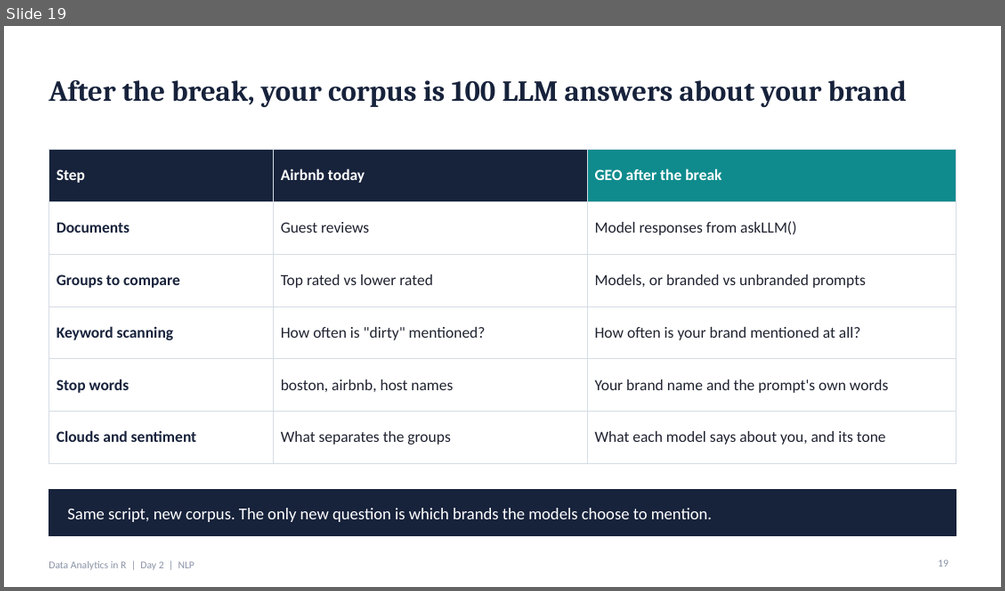
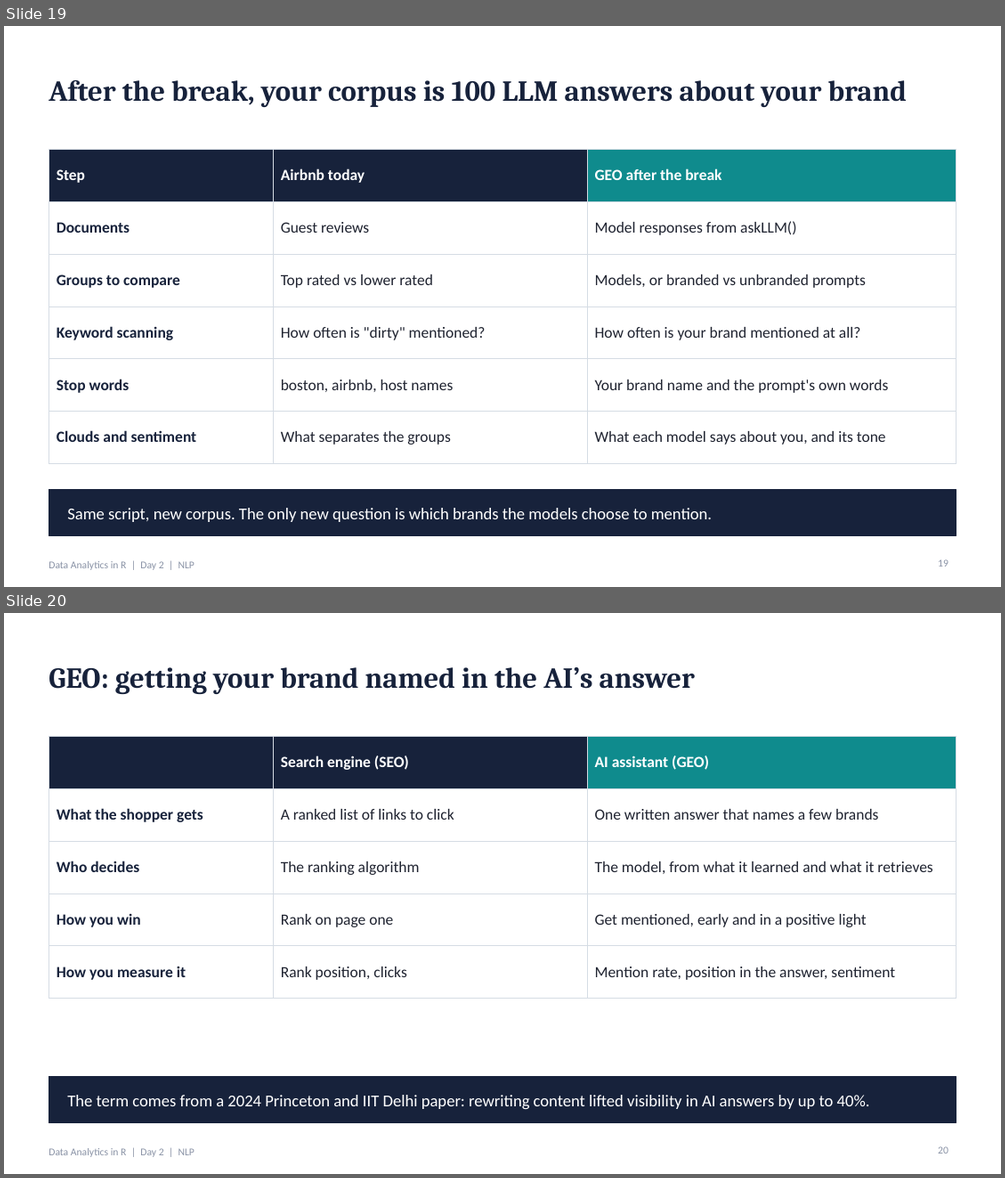
Before and after one commit to kwartler/Vienna_Dec_26, a slide deck: lessons/day2/F_nlp_bag_of_words.pptx. Shown one above the other, each under a label of ours: slide 19 before the commit, slides 19 and 20 after it. The pictures are 1005x591 and 1005x1178 pixels, drawn with LibreOffice and Linux fonts; fonts in the diff are those of the drawing. Boxes give left, top, right and bottom in pixels: in the first picture for what was removed or moved away, otherwise in the second. Text is boxed around its words. In the diff, an @@ line names an element or a change of style, - is before the commit and + after.

```diff
--- a/lessons/day2/F_nlp_bag_of_words.pptx
+++ b/lessons/day2/F_nlp_bag_of_words.pptx
@@ slide 20 added at (4, 613, 1001, 1174), background #FFFFFF; not listed: 1 template element that a slide beside it also shows @@
@@ title added at (48, 667, 695, 694), 28 pt, text #17223B, bold @@
+GEO: getting your brand named in the AI’s answer
@@ table added at (48, 737, 956, 983), 5 rows, 3 columns @@
+ | Search engine (SEO) | AI assistant (GEO)
+What the shopper gets | A ranked list of links to click | One written answer that names a few brands
+Who decides | The ranking algorithm | The model, from what it learned and what it retrieves
+How you win | Rank on page one | Get mentioned, early and in a positive light
+How you measure it | Rank position, clicks | Mention rate, position in the answer, sentiment
@@ rectangle added at (48, 1077, 956, 1123), fill #17223B, outline #17223B 1 pt @@
@@ text added at (67, 1094, 870, 1109), 16 pt, text #FFFFFF @@
+The term comes from a 2024 Princeton and IIT Delhi paper: rewriting content lifted visibility in AI answers by up to 40%.
@@ page number added at (938, 1146, 948, 1153), 10 pt, text #8A93A6 @@
+20
```
Also in this commit, not shown: 4 slides changed, 4 other slides added.
